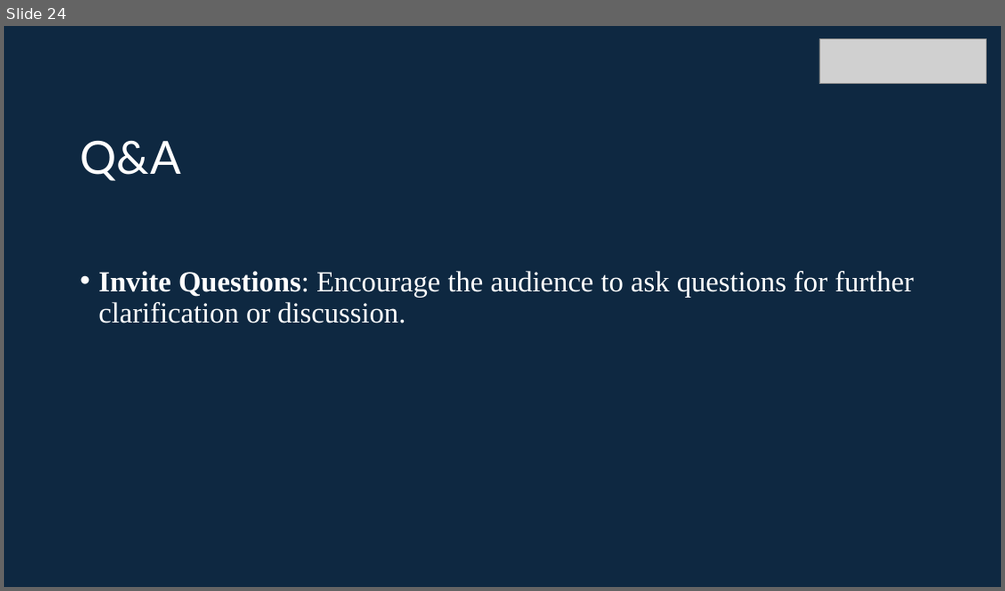
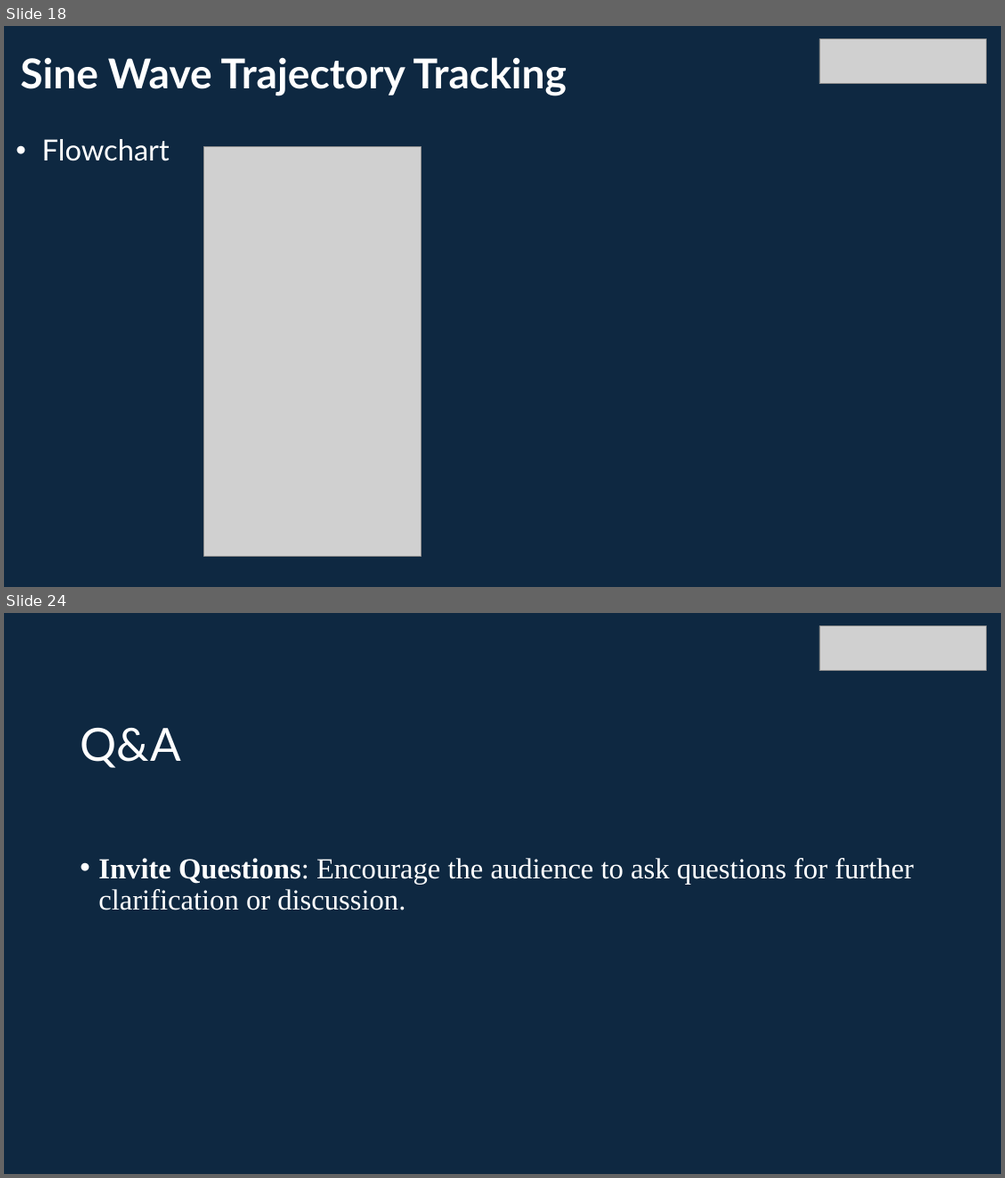
Before and after one commit to info-zas/zas-robotics-car-3-encoders-imu-gps, a slide deck: 01_FoundationProjects/10_Car-3_Sine_Trajectory/10_Car-3_Sine_Trajectory.pptx. Shown one above the other, each under a label of ours: slide 24 before the commit, slides 18 and 24 after it; the slides between them are not shown. The pictures are 1005x591 and 1005x1178 pixels, drawn with LibreOffice and Linux fonts; fonts in the diff are those of the drawing; grey boxes stand for pictures. Boxes give left, top, right and bottom in pixels: in the first picture for what was removed or moved away, otherwise in the second. Text is boxed around its words. In the diff, an @@ line names an element or a change of style, - is before the commit and + after.

```diff
--- a/01_FoundationProjects/10_Car-3_Sine_Trajectory/10_Car-3_Sine_Trajectory.pptx
+++ b/01_FoundationProjects/10_Car-3_Sine_Trajectory/10_Car-3_Sine_Trajectory.pptx
@@ slide 18 added at [4,26,1001,587], background #0E2841 @@
@@ picture added at [819,38,986,84] @@
@@ title added at [20,57,567,96], 39.6 pt, text #FFFFFF, bold @@
+Sine Wave Trajectory Tracking
@@ text added at [42,139,170,161], 28 pt, text #FFFFFF @@
+• Flowchart
@@ picture added at [204,147,421,556] @@
```
Also in this commit, not shown: 19 slides changed, 1 slide removed.
